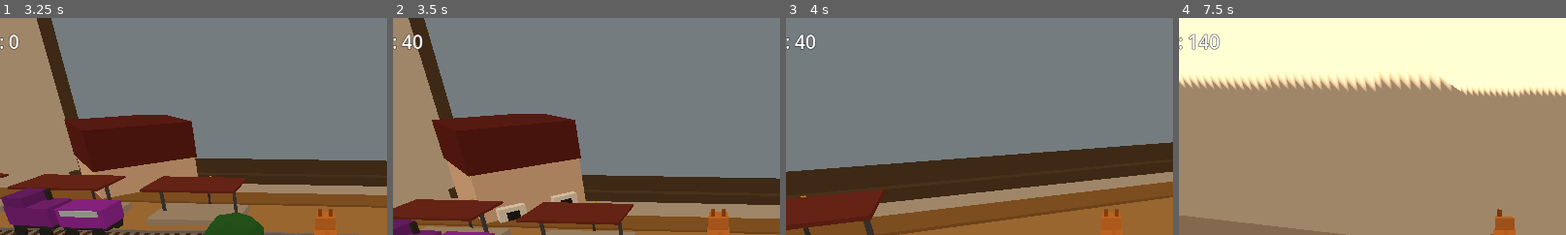
Above: before the commit, frames 1-4 (left to right).
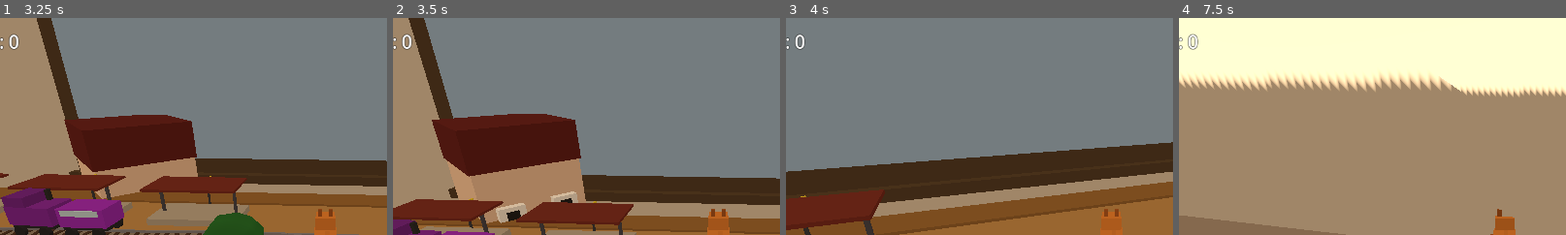
Above: after the commit, the same moments.

Repository: bobgar/Train-Cats
Game: Godot game, scene res://scenes/main.tscn
The game is run twice, just before and just after one commit, with the same random seed, the same clock (stepped at 60 frames per second) and the same inputs.
Inputs (mouse positions are % of the whole screen's width and height, from its top left):
- Up to frame 1 (3.25 s): tap Enter at 0.5 s; move the mouse to (55, 50) at 0.52 s; hold W from 0.53 s (still down); tap E at 0.6, 2.1 s; click (55, 50) at 0.67 s; tap Space at 0.77, 1.52, 3.02 s; move the mouse to (45, 50) at 1.27 s; tap Shift at 1.35, 2.85 s; move the mouse to (52, 48) at 2.02 s; move the mouse to (49, 52) at 2.77 s; click (49, 52) at 2.92 s
- Up to frame 2 (3.5 s): keep holding W
- Up to frame 3 (4 s): keep holding W; move the mouse to (57, 51) at 3.52 s; tap E at 3.6 s; tap Space at 3.77 s
- Up to frame 4 (7.5 s): move the mouse to (42, 49) at 4.27 s; tap Shift at 4.35, 5.85, 7.35 s; tap Space at 4.52, 6.02, 6.77 s; move the mouse to (51, 50) at 5.02 s; tap E at 5.1, 6.6 s; click (51, 50) at 5.17 s; move the mouse to (46, 48) at 5.77 s; release W at 5.78 s; hold D 5.78-6.53 s; move the mouse to (55, 50) at 6.52 s; hold W from 6.53 s (still down); move the mouse to (45, 50) at 7.27 s; click (45, 50) at 7.42 s
The pictures show only the part of the screen within x 8-58%, y 0-50%; the shares and areas given below are measured in that part.

Frame 1 is identical in both runs. In frame 2, 0.3% of the frame differs, in the area x 2-8%, y 7-15%; in frame 3, 0.2%; in frame 4, 0.4%, in the area x 2-11%, y 7-15%.

Commit message:
More work

Diff:
--- a/scripts/cafe_customer.gd
+++ b/scripts/cafe_customer.gd
@@ -284,11 +284,25 @@
 	stars.initial_velocity_max = 11.0
 	stars.scale_amount_min     = 0.8
 	stars.scale_amount_max     = 1.6
-	var star_mesh              := BoxMesh.new()
-	star_mesh.size             = Vector3(1.0, 1.0, 1.0)
-	stars.mesh                 = star_mesh
-	stars.color                = Color(1.0, 0.88, 0.10)   # gold
-	stars.position             = Vector3(0.0, 9.0, 0.0)   # above 2× head
+	stars.angle_min            = 0.0
+	stars.angle_max            = 360.0     # random initial rotation per particle
+	stars.angular_velocity_min = -240.0
+	stars.angular_velocity_max =  240.0   # spin as they fly
+
+	# QuadMesh (flat square) with billboard mode so it always faces the camera.
+	# Gold emissive material makes them glow — no vertex_color needed.
+	var star_mesh  := QuadMesh.new()
+	star_mesh.size = Vector2(1.2, 1.2)
+	var star_mat   := StandardMaterial3D.new()
+	star_mat.albedo_color     = Color(1.0, 0.90, 0.10)   # bright gold
+	star_mat.emission_enabled = true
+	star_mat.emission         = Color(1.0, 0.75, 0.0) * 2.5   # warm glow
+	star_mat.billboard_mode   = BaseMaterial3D.BILLBOARD_ENABLED
+	star_mat.cull_mode        = BaseMaterial3D.CULL_DISABLED   # visible from both sides
+	star_mesh.material        = star_mat
+
+	stars.mesh     = star_mesh
+	stars.position = Vector3(0.0, 9.0, 0.0)   # above 2× head
 	_head_pivot.add_child(stars)
 
 # ---------------------------------------------------------------------------
--- a/scripts/customer_manager.gd
+++ b/scripts/customer_manager.gd
@@ -39,7 +39,7 @@
 		_spawn_timers.append(float(i) * 0.8)
 
 func register_train(train: Node) -> void:
-	train.derailed.connect(_on_train_derailed)
+	train.derailed.connect(_on_train_derailed)   # signature: (world_pos, by_player)
 
 # ---------------------------------------------------------------------------
 # Per-frame management
@@ -141,7 +141,10 @@
 # Event handlers
 # ---------------------------------------------------------------------------
 
-func _on_train_derailed(world_pos: Vector3) -> void:
+func _on_train_derailed(world_pos: Vector3, by_player: bool) -> void:
+	# Customers only react when the CAT caused the crash, not train-vs-train
+	if not by_player:
+		return
 	for c in _customers:
 		if not is_instance_valid(c):
 			continue
--- a/scripts/train.gd
+++ b/scripts/train.gd
@@ -10,7 +10,9 @@
 
 enum State { MOVING, STOPPED, REVERSING, WAITING_AT_JUNCTION, DERAILED }
 
-signal derailed(world_pos: Vector3)   ## emitted once when train first derails
+## Emitted once when train first enters DERAILED state.
+## by_player is true only when caused directly by the cat (swipe or run-into).
+signal derailed(world_pos: Vector3, by_player: bool)
 
 @export var max_speed: float = 8.0
 @export var acceleration: float = 5.0
@@ -179,7 +181,7 @@
 	if _state == State.DERAILED:
 		return
 	_state = State.DERAILED
-	derailed.emit(global_position)
+	derailed.emit(global_position, true)   # player-caused
 	var base_vel := swipe_dir * force * 0.5 + _heading_dir() * _current_speed
 	_current_speed = 0.0
 	_respawn_timer = 5.5
@@ -204,7 +206,7 @@
 	if _state == State.DERAILED:
 		return
 	_state = State.DERAILED
-	derailed.emit(global_position)
+	derailed.emit(global_position, false)   # train-vs-train collision
 	var vel := _heading_dir() * _current_speed
 	_current_speed = 0.0
 	_respawn_timer = 5.5
